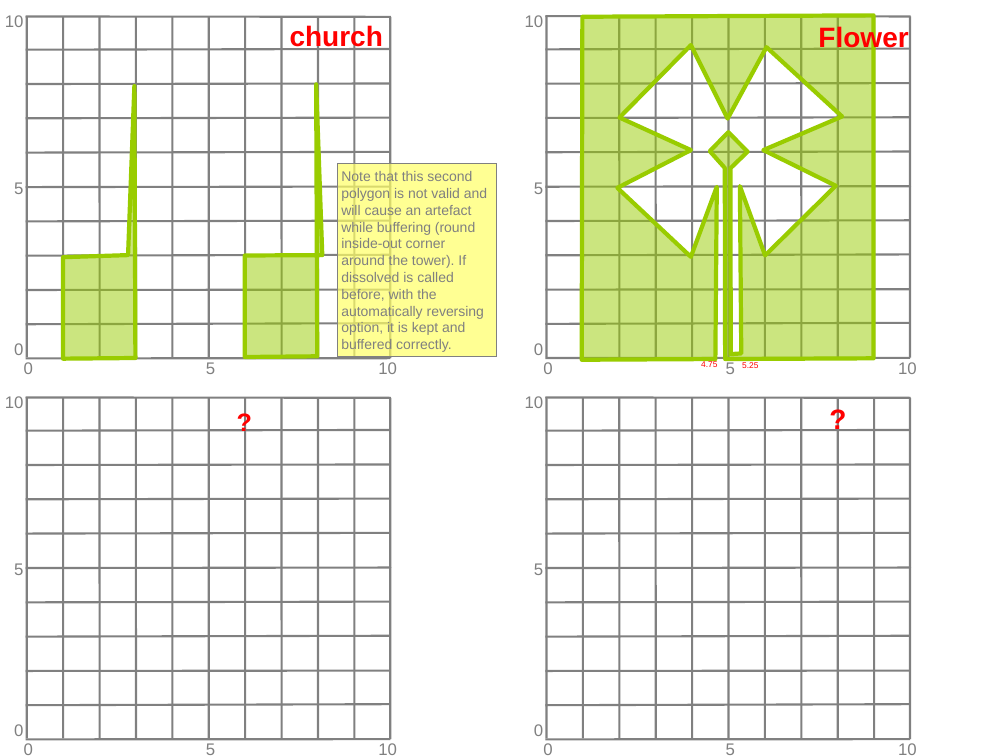
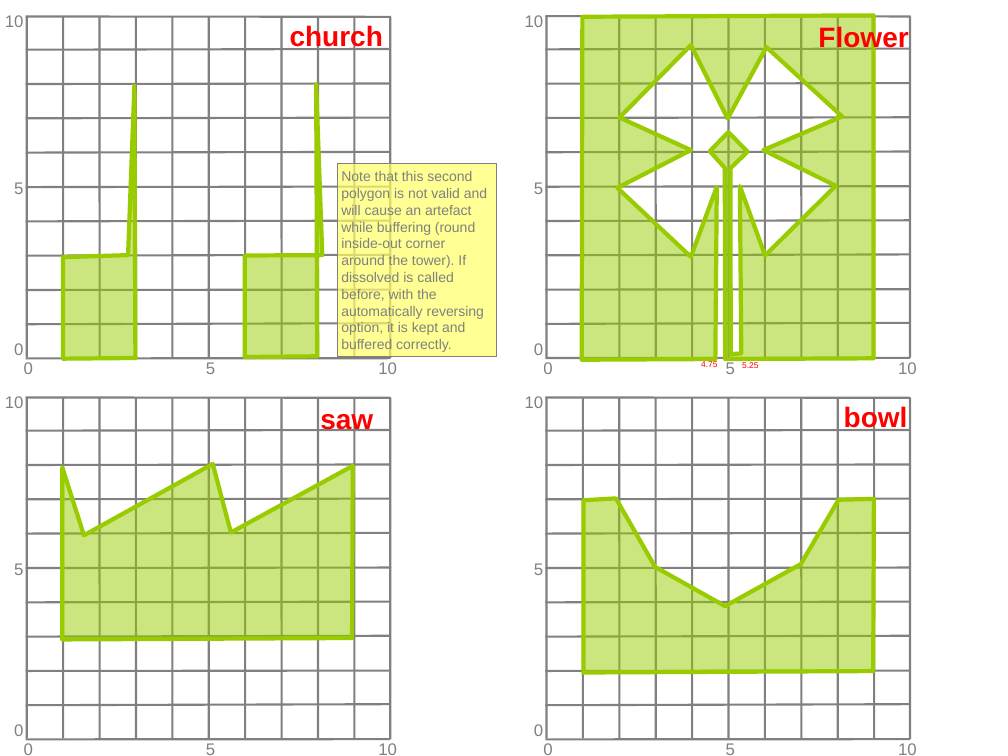
Before and after one commit to boostorg/geometry, a slide deck: slide 4 of doc/testcases/buffer.ppt. Drawn at 1008x756 pixels with LibreOffice and Linux fonts; fonts in the diff are those of the drawing. Boxes give left, top, right and bottom in pixels: in the first picture for what was removed or moved away, otherwise in the second. Text is boxed around its words. In the diff, an @@ line names an element or a change of style, - is before the commit and + after.

```diff
--- a/doc/testcases/buffer.ppt
+++ b/doc/testcases/buffer.ppt
@@ text removed at [237, 406, 252, 436] @@
-?
@@ text added at [320, 407, 373, 434], 20 pt, text #FF0000, bold @@
+saw
@@ text removed at [830, 401, 847, 434] @@
-?
@@ text added at [844, 405, 908, 432], 20 pt, text #FF0000, bold @@
+bowl
@@ freeform shape added at [62, 464, 353, 639], fill #99CC00 at 50% opacity, outline #99CC00 3 pt @@
@@ freeform shape added at [584, 498, 874, 672], fill #99CC00 at 50% opacity, outline #99CC00 3 pt @@
```
Also in this commit, not shown: 1 other slide changed, 15 other files.
